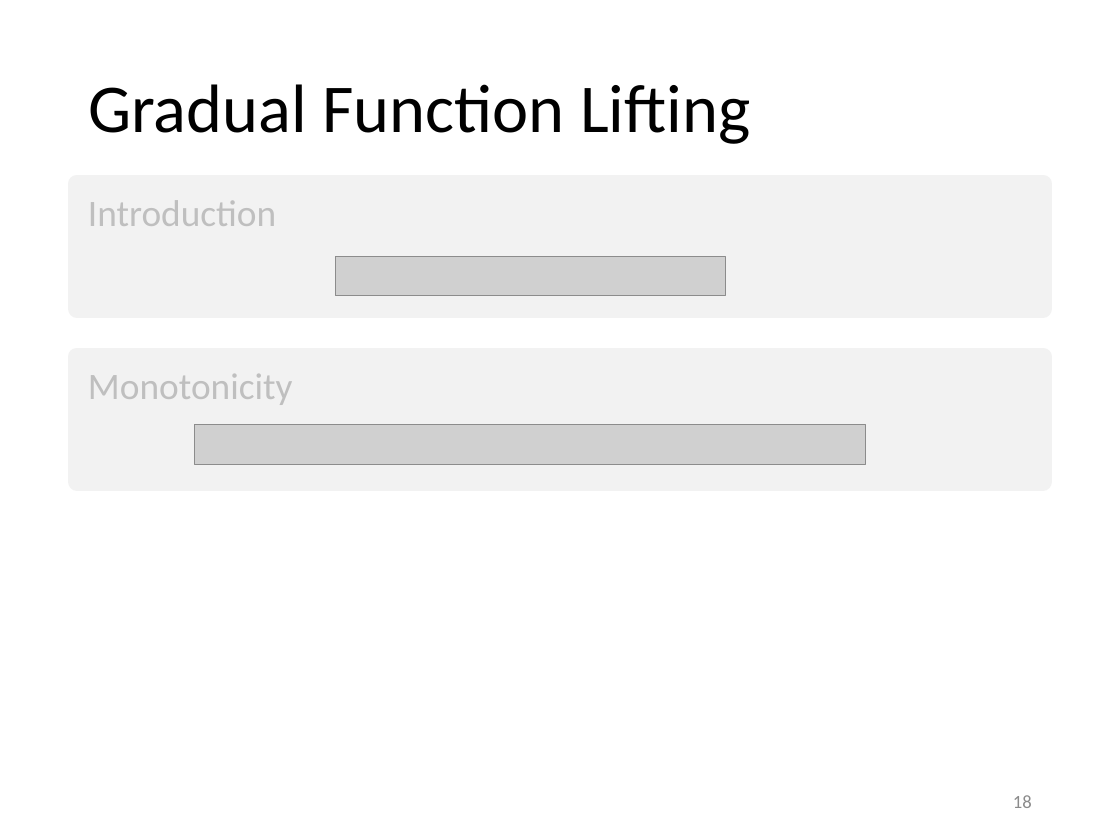
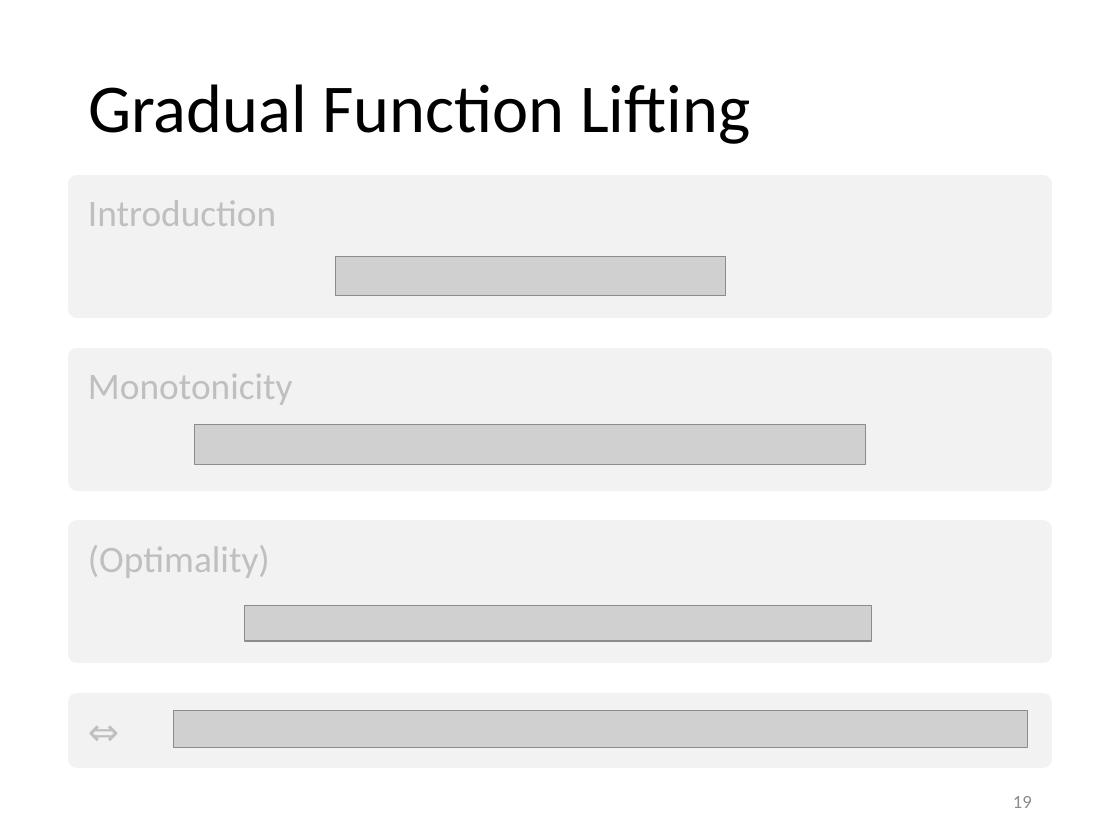
Before and after one commit to olydis/GradVerThesis, a slide deck: slide 19 of presentation/PLunch.pptm (slide 18 before the commit). Drawn at 1120x840 pixels with LibreOffice and Linux fonts; fonts in the diff are those of the drawing; grey boxes stand for pictures. Boxes give left, top, right and bottom in pixels: in the first picture for what was removed or moved away, otherwise in the second. Text is boxed around its words. In the diff, an @@ line names an element or a change of style, - is before the commit and + after.

```diff
--- a/presentation/PLunch.pptm
+++ b/presentation/PLunch.pptm
@@ rectangle added at <box>77,530,1044,654</box>, fill #F2F2F2, outline #F2F2F2 12 pt, 24 pt, text #BFBFBF @@
+(Optimality)
@@ picture added at <box>244,606,871,642</box> @@
@@ rectangle added at <box>77,702,1044,758</box>, fill #F2F2F2, outline #F2F2F2 12 pt, 24 pt, text #BFBFBF @@
+⇔
@@ picture added at <box>174,710,1027,747</box> @@
@@ page number at <box>1013,796,1032,808</box>: text changed @@
-18
+19
```
Also in this commit, not shown: 2 other slides changed, 1 slide added, 1 slide removed.
